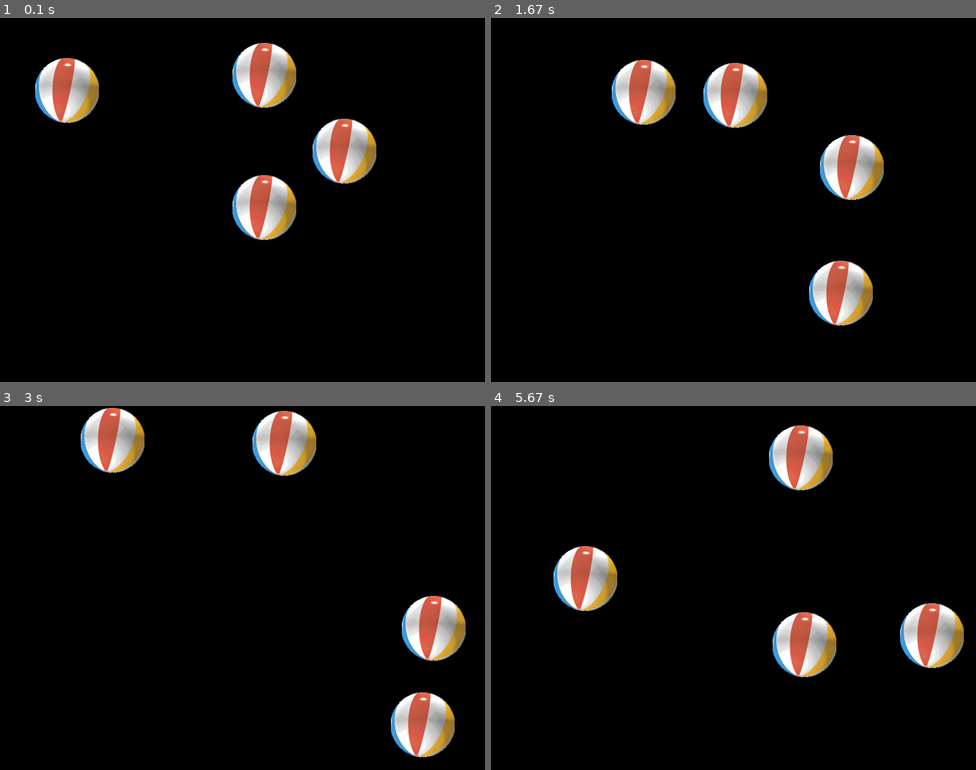
Above: before the commit, frames 1-4 (two rows, left to right).
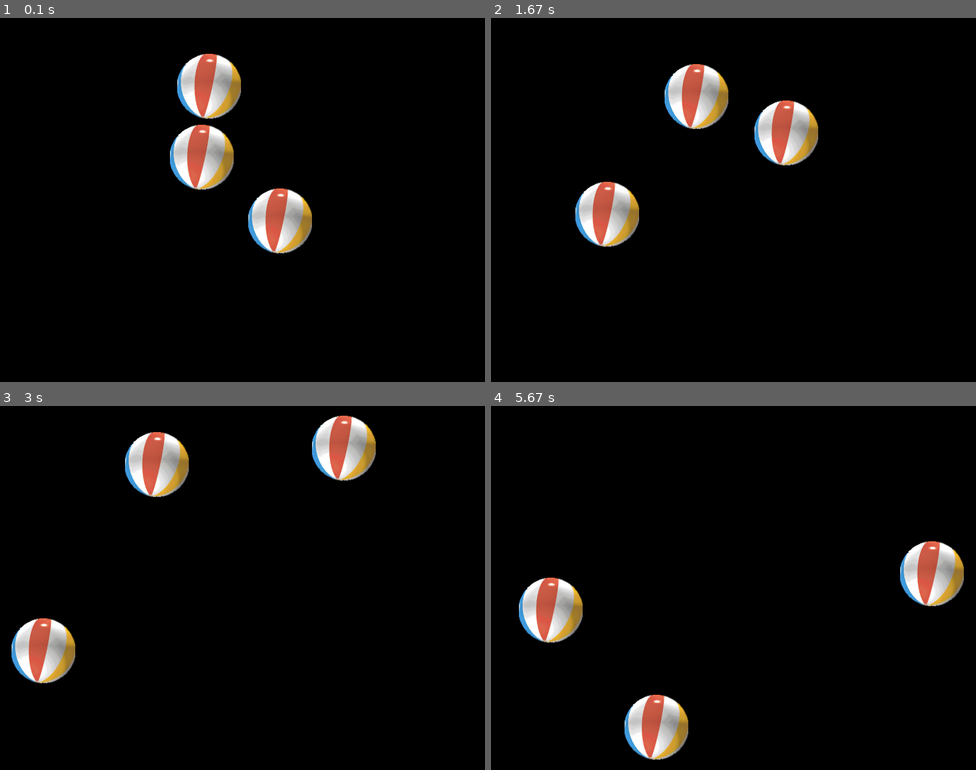
Above: after the commit, the same moments.

Repository: gogeekness/Py_Game
Game: pygame game, started from Collision_balls.py
The game is run twice, just before and just after one commit, with the same random seed, the same clock (stepped at 60 frames per second) and the same inputs.
Inputs:
- Up to frame 1 (0.1 s): no input
- Up to frame 2 (1.67 s): no input
- Up to frame 3 (3 s): no input
- Up to frame 4 (5.67 s): no input

The runs differ from the first frame. In frame 1, 12% of the frame differs, in the area x 7-78%, y 6-65%; in frame 2, 12%; in frame 3, 13%, in the area x 2-96%, y 0-97%; in frame 4, 13%.

Commit message:
updated collition

Diff:
--- a/Collision_balls.py
+++ b/Collision_balls.py
@@ -3,12 +3,15 @@
 
 import sys, pygame, os
 from pygame.locals import *
-import random
+import random, math
 
 # set size of the field
 size = width, height = 800, 600
 black = (0, 0, 0)
-speed = [3,3]
+speed = 4
+pi = math.pi
+
+random.seed(124)
 
 #define where data directory is located
 main_dir = os.path.split(os.path.abspath(__file__))[0]
@@ -25,35 +28,72 @@
 
 class Ball(pygame.sprite.Sprite):
     image = None
-    def __init__(self, pos, speed):
+
+    #Construct the ball instance
+    def __init__(self, pos):
         pygame.sprite.Sprite.__init__(self, self.containers)
         self.image = load_image('ball.png')
+        self.radius = 54
         self.rect = self.image.get_rect()
         self.rect.x = pos[0]
         self.rect.y = pos[1]
-        self.speedx = speed[0] * random.choice((-1,1))
-        self.speedy = speed[1] * random.choice((-1,1))
+        angle = (random.random() * 2 * math.pi)
+        self.speedx = (math.cos(angle) * speed)
+        self.speedy = (math.sin(angle) * speed)
+        self.mass = random.randint(20, 41)
         #-print("Ball: ",pos[0], pos[1], self.speedx, self.speedy)
 
-    def update(self, balls):
+    #Move the ball and check boundries
+    def update(self):
         #Move ball
         self.rect.move_ip(self.speedx, self.speedy)
         #if hit edge revsere direction
         if self.rect.left < 0 or self.rect.right > width:
             self.speedx = -self.speedx
+            self.rect.x += self.speedx
         if self.rect.top < 0 or self.rect.bottom > height:
             self.speedy = -self.speedy
-        #Collided
-        ballcol = pygame.sprite.spritecollide(self, balls, 0)
-        if len(ballcol) > 1:
-            self.speedx = -self.speedx
-            self.speedy = -self.speedy
-            print(ballcol)
+            self.rect.y += self.speedy
+
+    #Does it hit another ball
+    def collide(self, B2: object) -> object:
+        B1mag = math.hypot(self.speedx, self.speedy)
+        Mdiff = 1.00 #self.mass / B2.mass
+        Xdiff = self.speedx - B2.speedx
+        Ydiff = self.speedy - B2.speedy
+        if Xdiff > 0:
+            if Ydiff > 0:
+                angle = math.atan(Ydiff/Xdiff)
+            else:
+                angle = (2 * pi) - math.atan(Ydiff/Xdiff)
+        elif Xdiff < 0:
+            if Ydiff > 0:
+                angle = pi + math.atan(Ydiff/Xdiff)
+            else:
+                angle = pi - math.atan(Ydiff/Xdiff)
+        elif Xdiff == 0:
+            if Ydiff > 0:
+                Angle = (pi / 2)
+            else:
+                Angle = -(pi / 2)
+        elif Ydiff == 0:
+            if Xdiff < 0:
+                Angle = 0
+            else:
+                Angle = pi
+        angledeg = math.degrees(angle)
+        print("Angle for ball", angledeg, "Xdiff/Ydiff",Xdiff, Ydiff, "Pos of X,Y of ball:", self.rect.x, self.rect.y)
+        self.speedx = - B1mag * math.cos(angle) * Mdiff
+        self.speedy = - B1mag * math.sin(angle) * Mdiff
+        # to make sure they don't hug
+        self.rect.x += self.speedx
+        self.rect.y += self.speedy
 
 #=====================================================================
 
 def main():
     pygame.init()
+    ballset = []
 
     #make a backgroud
     backscreen = pygame.display.set_mode(size)
@@ -65,16 +105,12 @@
     all = pygame.sprite.RenderUpdates()
     Ball.containers = balls, all
 
-
-    for i in range (0,4):
+    # create the balls for the field
+    for i in range (0,3):
         #set random location for all of teh instances
-        pox = random.randrange(50, width - 100, 25)
-        poy = random.randrange(50, height - 100, 25)
-        Ball((pox,poy),(speed))
-
-    print("Main Balls container", balls)
-    print("All", all)
-    print("Ball", balls)
+        pox = random.randrange(50, width - 100, 120)
+        poy = random.randrange(50, height - 100, 120)
+        ballset.append(Ball((pox,poy)))
 
     #keep track of time
     clock = pygame.time.Clock()
@@ -83,16 +119,23 @@
         #get input
         for event in pygame.event.get():
             if event.type == pygame.QUIT \
-                or (event.type == KEYDOWN and event.key == K_ESCAPE):
+                or (event.type == KEYDOWN and event.key == K_ESCAPE) \
+                or (event.type == KEYDOWN and event.key == K_q):
                     sys.exit()
 
         #clear sprites
         backscreen.fill(black)
 
-        #update sprites
-        all.update(balls)
+        #Check if Collided
+        for ball1 in ballset:
+            for ball2 in ballset:
+                if ball1 != ball2:
+                    if pygame.sprite.collide_circle(ball1, ball2):
+                        ball1.collide(ball2)
 
 
+        #update sprites
+        all.update()
 
         #update display
         dirty = all.draw(backscreen)
